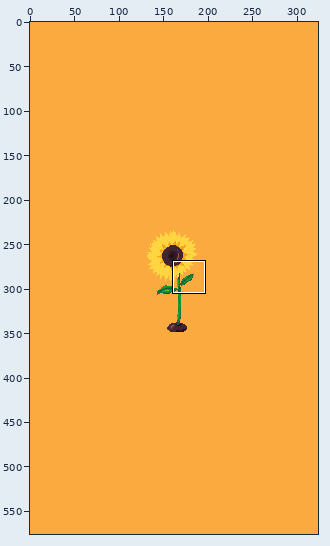
One commit to this pixel-art file: Jun_2021/SunflowerWallPaper.aseprite. The first picture is a wide view before the edit; the outline marks the close-up.
Close-up. The starting point:
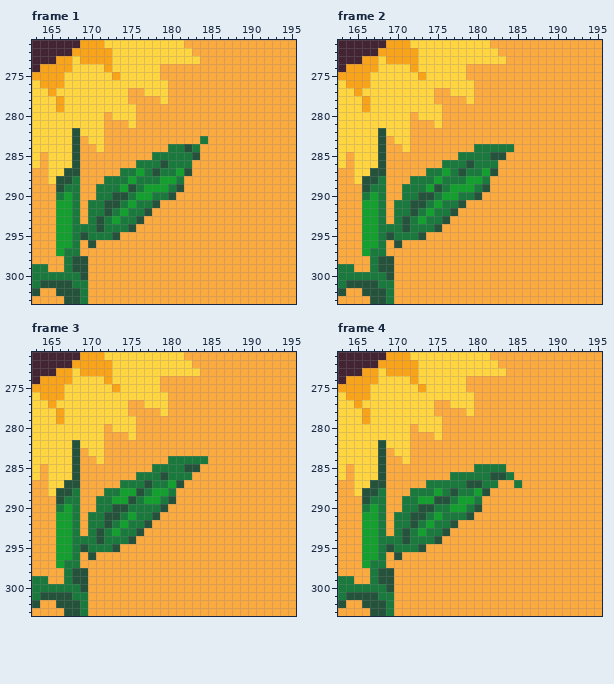
324x576 pixels, 18 frames. Shown: frame 1: x 163..195, y 271..303; frame 2: x 163..195, y 271..303; frame 3: x 163..195, y 271..303; frame 4: x 163..195, y 271..303. The commit also changed other frames or places, which this record leaves out.
After the commit:
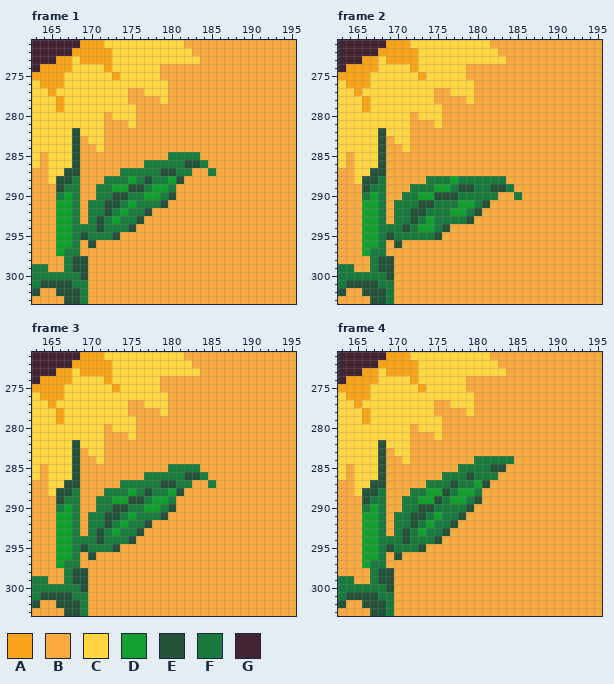
Palette (. is transparent): A #f9a31b  B #faaa3f  C #ffd541  D #14a02e  E #24523b  F #1a7a3e  G #422433
Author's note on the commit: swifted a bit
Change:
Changed rows in their new state; - is an unchanged pixel.
Frame 1, layer "RightLeaf":
first column x 173:
283 -----------B-
284 -------BBBB--
285 -----BB---F--
286 ---B--F--EEF-
287 ---F-FEEFF--F
288 ----E-F-E----
289 D--EF---B----
290 ---F-D-------
291 -----FE------
Frame 2, layer "RightLeaf":
first column x 171:
284 ---------BBBBB-
285 -------BBBBBB--
286 -----BBBBBBB---
287 ---BBBBBBBBB---
288 -BB-F-D-FF-FF--
289 B--FDDFEE-FEEF-
290 --DDEEE--FFF--F
291 -F-EF--DDFE----
292 --EF--DDFE-----
293 FEFD-FFFE------
294 --DDFE---------
295 --FFE----------
Frame 3, layer "RightLeaf":
first column x 174:
284 ------BBBBB-
285 ----BB--FF--
286 --B--F--EEF-
287 ---F-EEFF--F
288 F-FEFFDE----
289 --EF-DF-----
290 ---DDFE-----
291 ----FE------
Frame 4, layer "RightLeaf":
first column x 174:
284 ------FFFFF-
285 ----FF--EE--
286 --F--E--FBB-
287 ---E-FDEB--B
288 D-EFDDFB----
289 --FD-FE-----
290 ---FFEB-----
291 ----EB------
